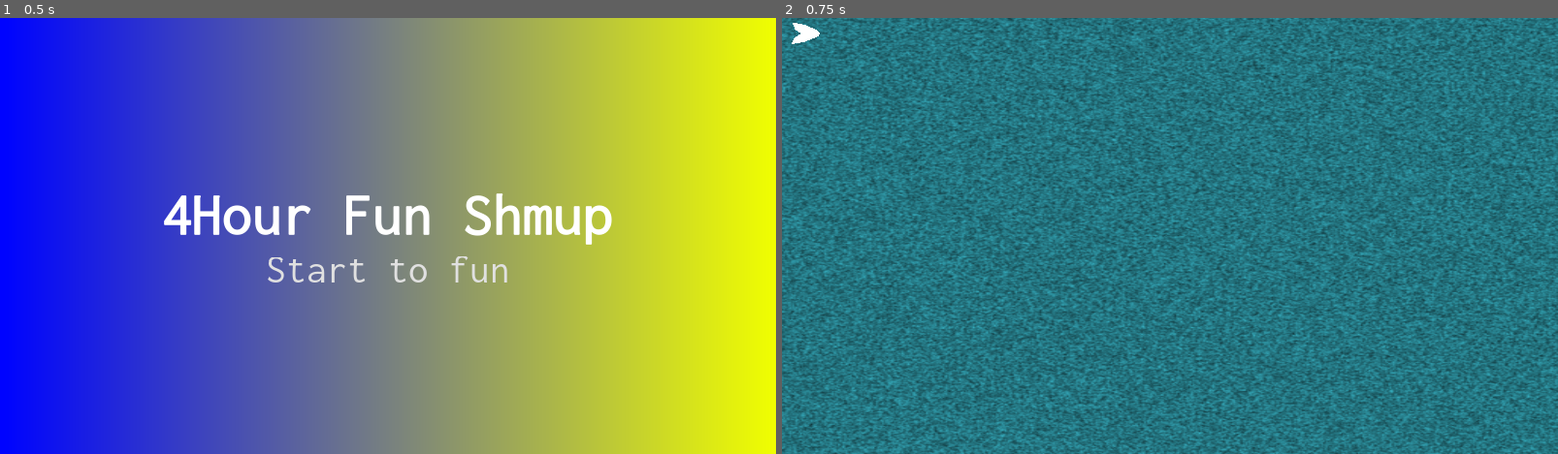
Above: before the commit, frames 1-2 (left to right).
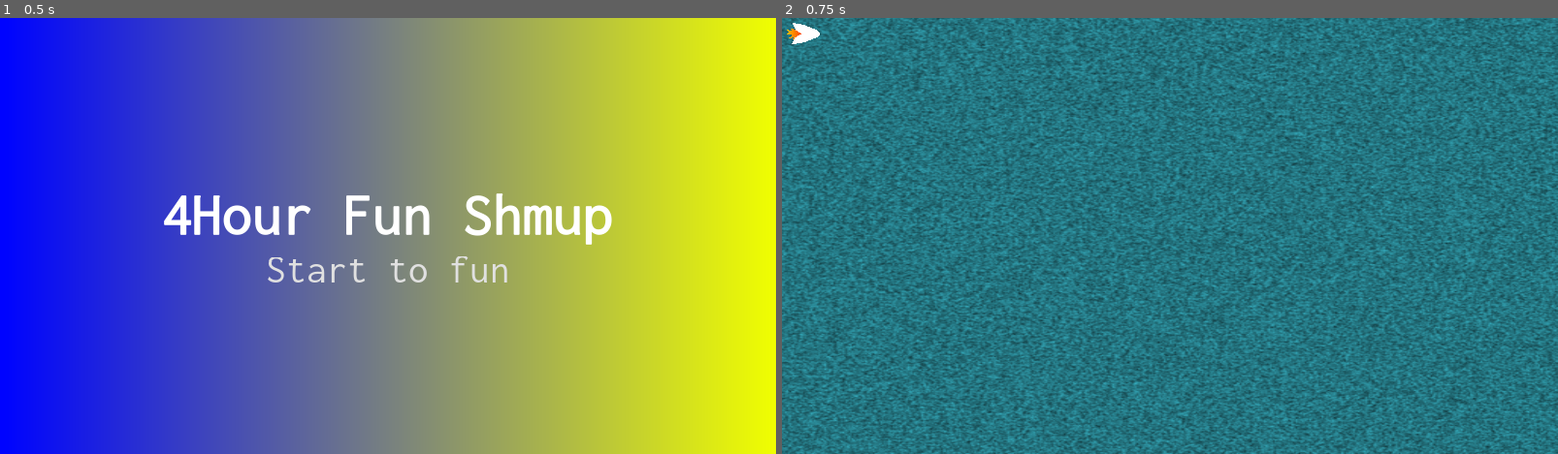
Above: after the commit, the same moments.

Repository: DoubleSept/4HShmup
Game: Godot game, scene res://menus/MainMenu.tscn
The game is run twice, just before and just after one commit, with the same random seed, the same clock (stepped at 60 frames per second) and the same inputs.
Inputs:
- Up to frame 1 (0.5 s): no input
- Up to frame 2 (0.75 s): click "Start to fun" at 0.5 s

Frame 1 is identical in both runs. In frame 2, 26% of the frame differs, in the area x 0-100%, y 0-100%.

Commit message:
New player

Diff:
--- a/assets/Ship.gd
+++ b/assets/Ship.gd
@@ -3,10 +3,12 @@
 var v_speed = 0.0
 const MAX_V_SPEED = 200.0
 const V_ACCELERATION = 10
+var height
 
 # Called when the node enters the scene tree for the first time.
 func _ready():
-	pass
+	height = 75
+	print("Height ", height)
 
 func _process(delta):
 	#INPUT MANAGEMENT
@@ -31,6 +33,6 @@
 		position = Vector2(position[0], 0)
 		v_speed = 0
 
-	if(position[1]>1080 && v_speed>0):
-		position = Vector2(position[0], 1080)
+	if(position[1]>1080 - height && v_speed>0):
+		position = Vector2(position[0], 1080 - height)
 		v_speed = 0
--- a/assets/Ship.tscn
+++ b/assets/Ship.tscn
@@ -10,21 +10,29 @@
 gradient = SubResource( 1 )
 width = 256
 
+[sub_resource type="RectangleShape2D" id=3]
+extents = Vector2( 13.2989, 24.9382 )
+
 [node name="Ship" type="KinematicBody2D"]
 script = ExtResource( 1 )
 
-[node name="Collision" type="CollisionPolygon2D" parent="."]
+[node name="Polygon2D" type="Polygon2D" parent="."]
+position = Vector2( 0.530327, 0.707104 )
 scale = Vector2( 0.258644, 0.251731 )
-polygon = PoolVector2Array( 99.6033, 45.5126, 212.251, 66.7711, 336.967, 118.736, 365.129, 150.034, 347.313, 180.74, 217.998, 233.887, 88.6834, 256.326, 124.891, 189.008, 185.813, 153.577, 126.616, 115.784 )
-
-[node name="Polygon2D" type="Polygon2D" parent="."]
-scale = Vector2( 0.258644, 0.251731 )
-polygon = PoolVector2Array( 366.208, 151.12, 347.521, 181.822, 218.041, 235.215, 85.892, 257.907, 124.602, 188.496, 184.67, 153.79, 127.272, 116.414, 96.5707, 42.9983, 214.037, 65.6905, 338.177, 119.084 )
+z_index = 5
+z_as_relative = false
+polygon = PoolVector2Array( 366.208, 151.12, 347.521, 181.822, 218.041, 235.215, 85.892, 257.907, 124.602, 188.496, 184.67, 153.79, 127.272, 116.414, 109.567, 74.0753, 96.5707, 42.9983, 214.037, 65.6905, 338.177, 119.084 )
 
 [node name="Flamme" type="Polygon2D" parent="Polygon2D"]
-z_index = -2
+z_index = 1
+z_as_relative = false
 color = Color( 0.992157, 0.992157, 0.992157, 1 )
 texture = SubResource( 2 )
 texture_offset = Vector2( 0.5, 0 )
 polygon = PoolVector2Array( 129.58, 111.749, 71.4414, 96.8874, 90.9823, 119.917, 37.5323, 113.422, 66.8436, 140.585, 30.0608, 150.624, 101.902, 166.568, 54.7742, 199.046, 108.224, 189.008, 99.0286, 212.628, 132.363, 197.865, 172.594, 168.93, 188.508, 151.226 )
 script = ExtResource( 2 )
+
+[node name="Collision" type="CollisionShape2D" parent="."]
+position = Vector2( 38.3519, 38.6492 )
+scale = Vector2( 1, 1 )
+shape = SubResource( 3 )
--- a/scene/Game2.tscn
+++ b/scene/Game2.tscn
@@ -30,9 +30,9 @@
 text = "Shoot!"
 
 [node name="Taunt" parent="Center" instance=ExtResource( 3 )]
-margin_left = 810.0
+margin_left = 622.0
 margin_top = 461.0
-margin_right = 1110.0
+margin_right = 1297.0
 margin_bottom = 619.0
 
 [node name="Ship" parent="." instance=ExtResource( 5 )]
--- a/scene/Sky.tscn
+++ b/scene/Sky.tscn
@@ -3,7 +3,7 @@
 [ext_resource path="res://scene/Sky.gd" type="Script" id=1]
 
 [sub_resource type="OpenSimplexNoise" id=1]
-seed = 869639
+seed = 4153699
 period = 2.0
 
 [sub_resource type="NoiseTexture" id=2]
Not shown: 1 places in assets/Ship.tscn that only renumber resources
